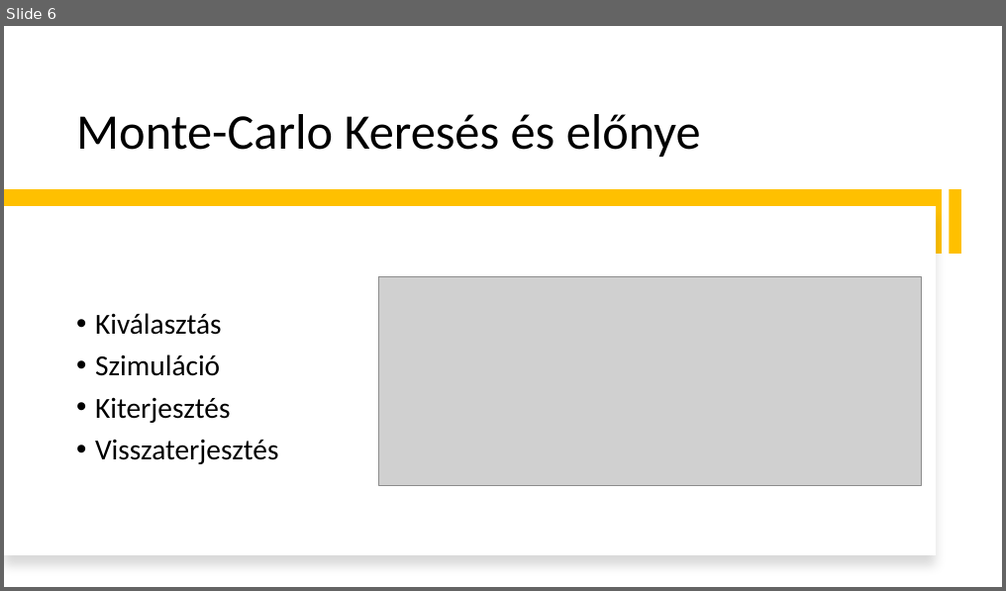
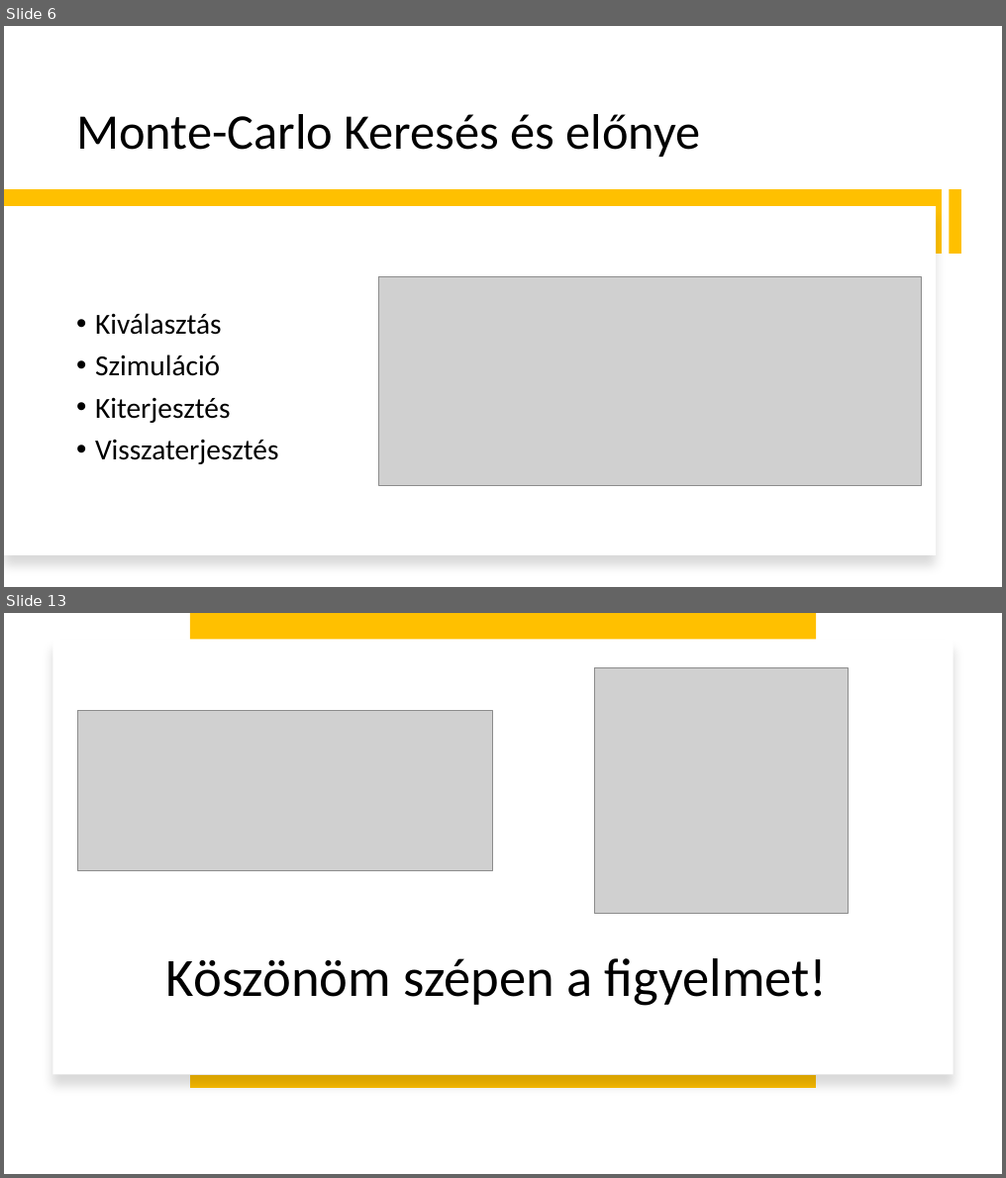
Before and after one commit to DrCash-KMark/uniBscProject, a slide deck: Documents/Bemutató.pptx. Shown one above the other, each under a label of ours: slide 6 before the commit, slides 6 and 13 after it; the slides between them are not shown. The pictures are 1006x591 and 1006x1178 pixels, drawn with LibreOffice and Linux fonts; fonts in the diff are those of the drawing; grey boxes stand for pictures. Boxes give left, top, right and bottom in pixels: in the first picture for what was removed or moved away, otherwise in the second. Text is boxed around its words. In the diff, an @@ line names an element or a change of style, - is before the commit and + after.

```diff
--- a/Documents/Bemutató.pptx
+++ b/Documents/Bemutató.pptx
@@ slide 13 added at box(4, 613, 1002, 1174), background #FFFFFF @@
@@ rectangle added at box(53, 639, 953, 1075), fill #FFFFFF @@
@@ rectangle added at box(190, 613, 816, 1065), fill #FFC000 @@
@@ picture added at box(595, 667, 847, 913) @@
@@ picture added at box(77, 711, 492, 870) @@
@@ title added at box(166, 959, 828, 1006), 52 pt, text #000000 @@
+Köszönöm szépen a figyelmet!
@@ line added from (816, 1081) to (190, 1081), #FFC000 12 pt @@
```
Also in this commit, not shown: 2 slides changed, 5 other slides added, 1 slide removed, 7 other files.
